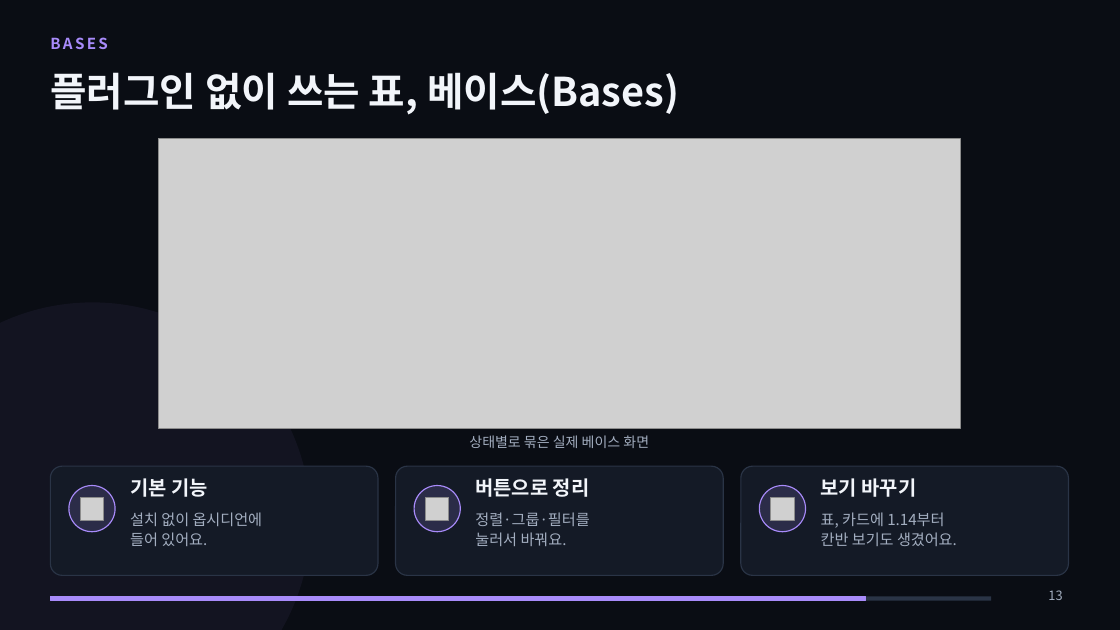
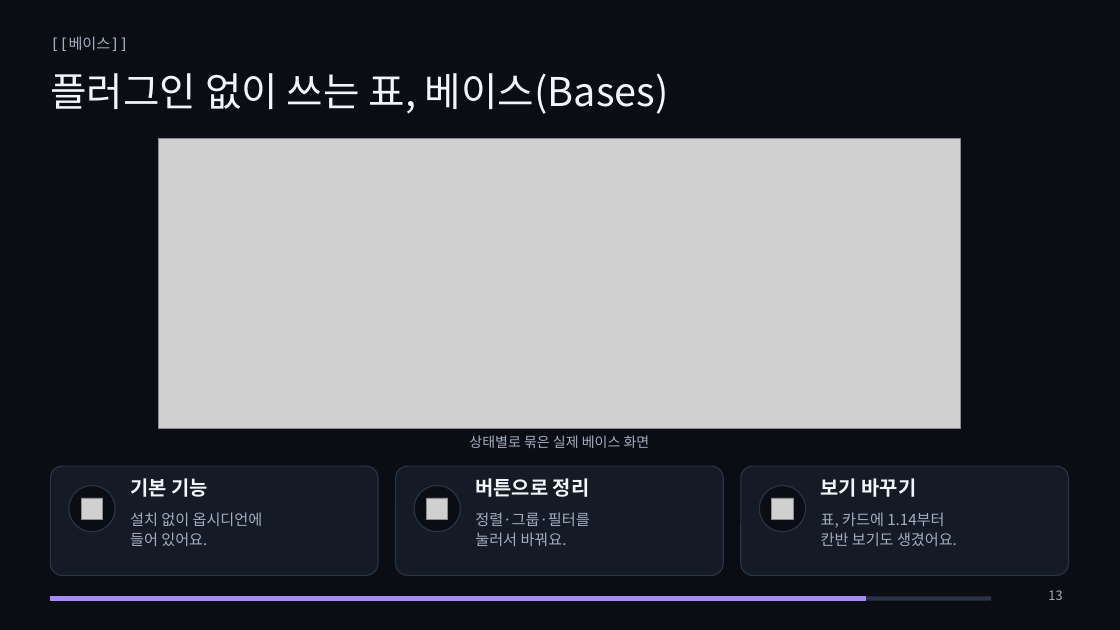
Before and after one commit to metaluca27/huhsame-script, a slide deck: slide 13 of docs/강의/옵시디언_입문/옵시디언_입문_강의.pptx. Drawn at 1120x630 pixels with LibreOffice and Linux fonts; fonts in the diff are those of the drawing; grey boxes stand for pictures. Boxes give left, top, right and bottom in pixels: in the first picture for what was removed or moved away, otherwise in the second. Text is boxed around its words. In the diff, an @@ line names an element or a change of style, - is before the commit and + after.

```diff
--- a/docs/강의/옵시디언_입문/옵시디언_입문_강의.pptx
+++ b/docs/강의/옵시디언_입문/옵시디언_입문_강의.pptx
@@ title "플러그인 없이 쓰는 표, 베이스(Bases)" at [50, 73, 669, 114]: bold off @@
@@ text at [50, 37, 128, 51]: text changed; font Noto Sans CJK KR to DejaVu Sans Mono; text colour #A88BFA to #A3AEC0; bold off @@
-BASES
+[[베이스]]
@@ ellipse removed at [0, 302, 311, 630] @@
@@ fill #A88BFA at 16% opacity to #0A0D14; outline #A88BFA 1 pt to #2A3446 1 pt in 3 elements at [69, 486, 115, 532], [414, 486, 460, 532], [760, 486, 806, 532] @@
```
Also in this commit, not shown: 14 other slides changed, 9 other files.
